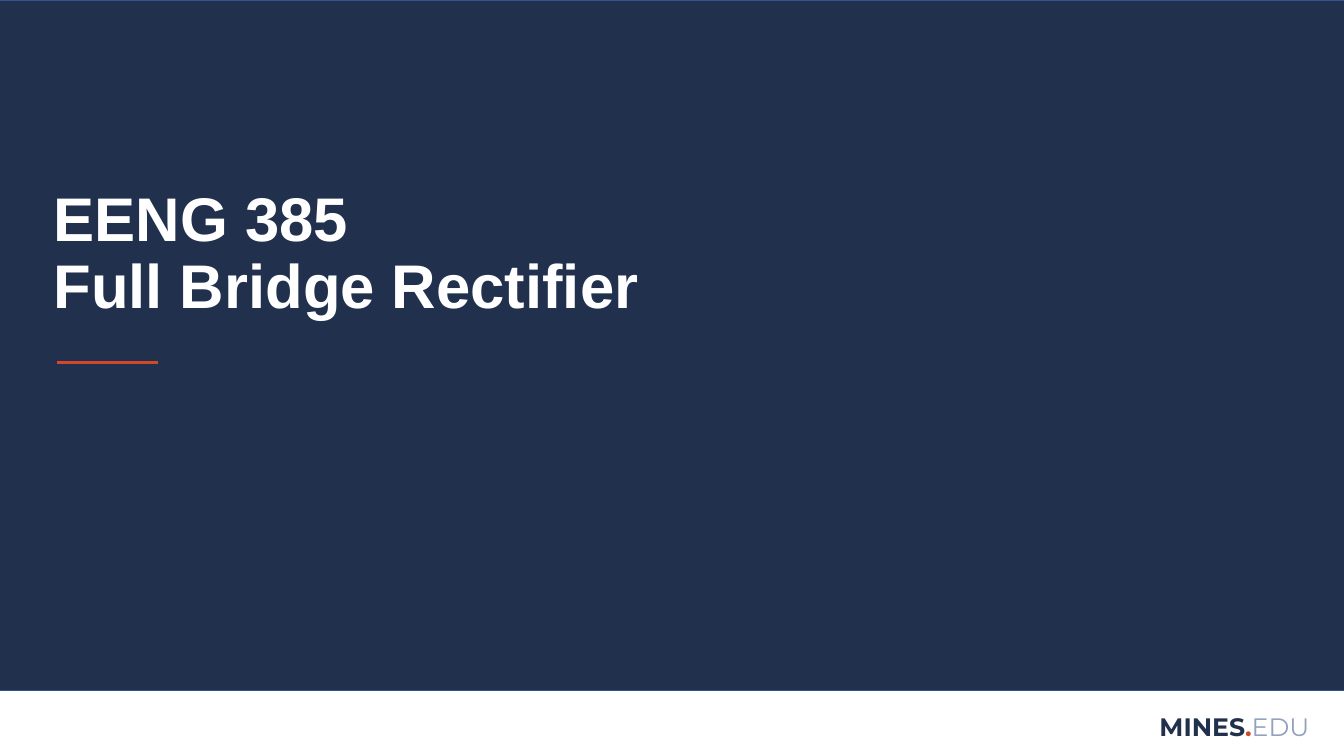
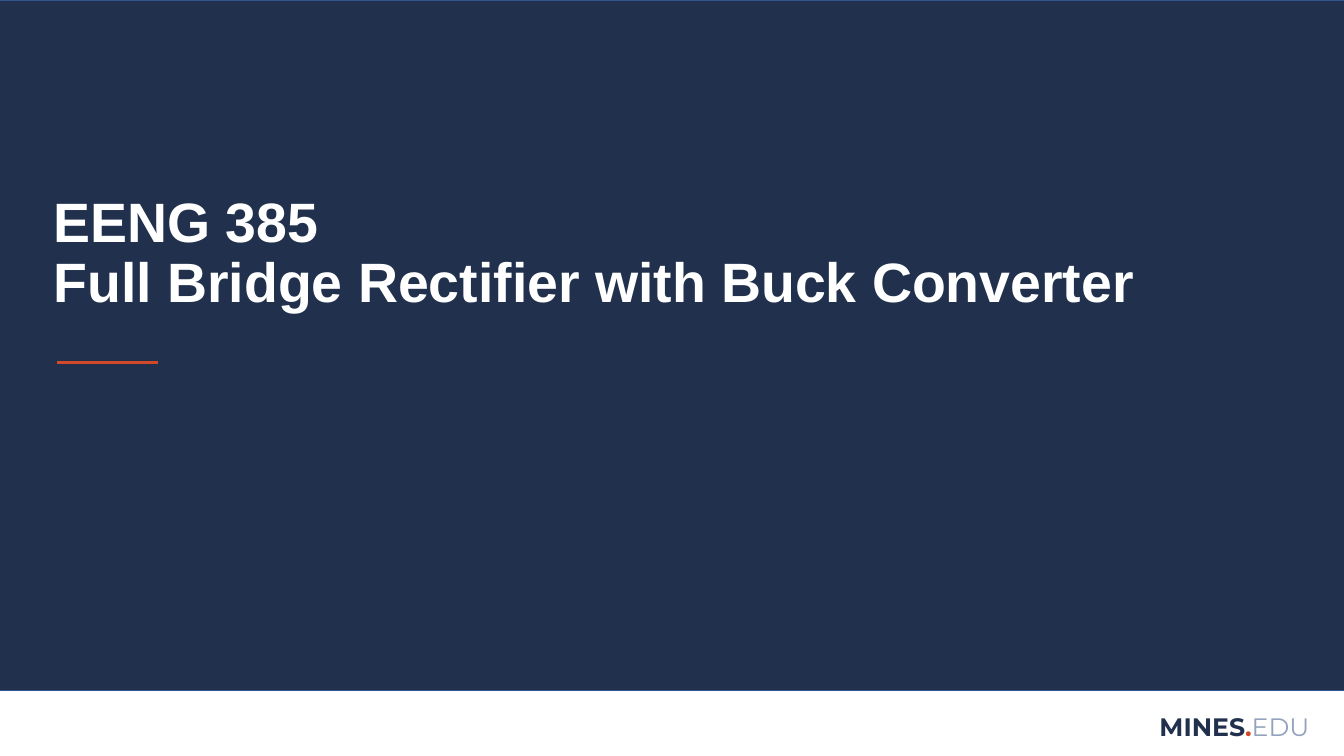
Before and after one commit to coulston/Active-Devices, a slide deck: slide 1 of Labs/lab41 rectifierWithBuck/rectifierWithBuck.pptx. Drawn at 1344x756 pixels with LibreOffice and Linux fonts; fonts in the diff are those of the drawing; background and template pictures are left out. Boxes give left, top, right and bottom in pixels: in the first picture for what was removed or moved away, otherwise in the second. Text is boxed around its words. In the diff, an @@ line names an element or a change of style, - is before the commit and + after.

Commit message:
Rectifier/Buck laboratory
Finished the first iteration of the rectifier buck converter laboratory

```diff
--- a/Labs/lab41 rectifierWithBuck/rectifierWithBuck.pptx
+++ b/Labs/lab41 rectifierWithBuck/rectifierWithBuck.pptx
@@ title at [54,203,1134,313]: text changed; size 44 to 39.6 pt @@
-EENG 385
-Full Bridge Rectifier
+EENG 385
+Full Bridge Rectifier with Buck Converter
```
Also in this commit, not shown: 4 other slides changed, 6 slides added, 3 slides removed, 1 other file.
